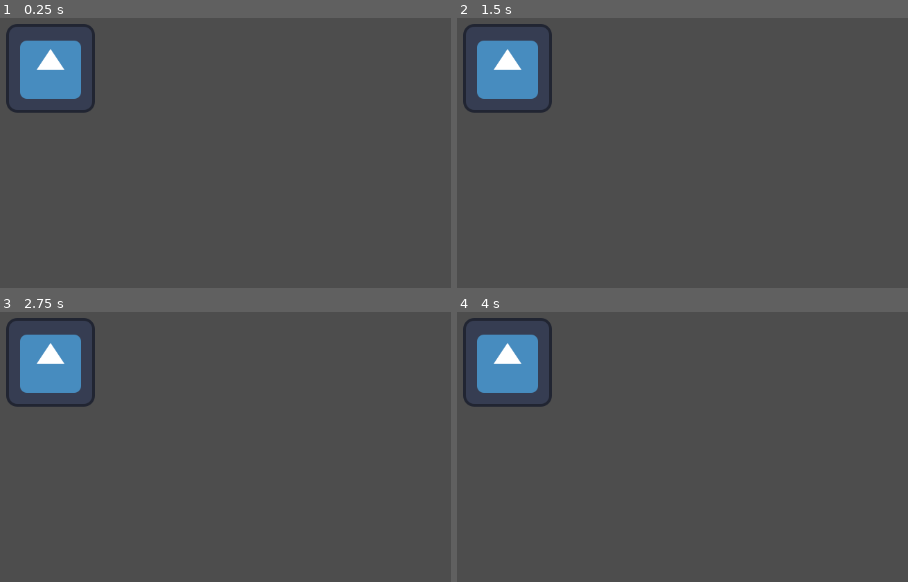
Above: before the commit, frames 1-4 (two rows, left to right).
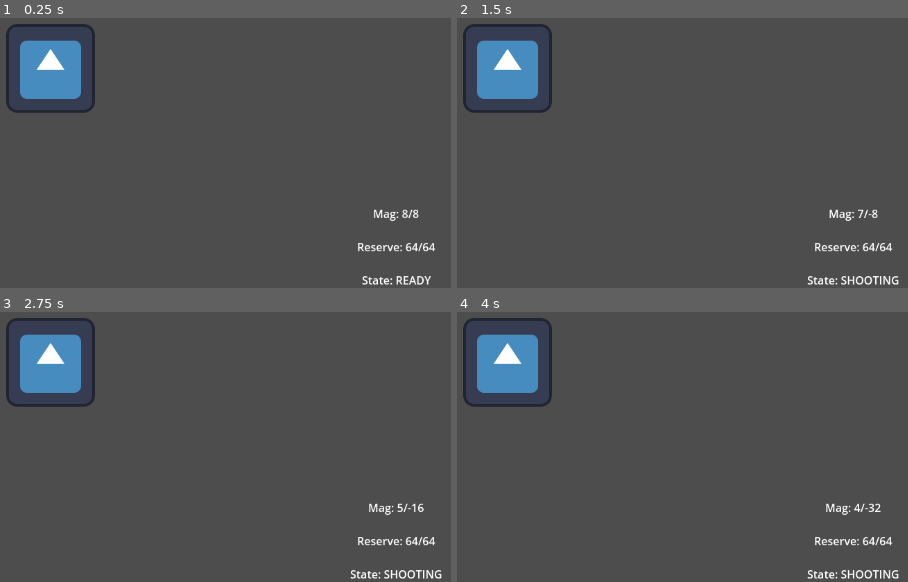
Above: after the commit, the same moments.

Repository: Sparrowworks/Vanguard
Game: Godot game, scene res://test_scene/test.tscn
The game is run twice, just before and just after one commit, with the same random seed, the same clock (stepped at 60 frames per second) and the same inputs. The engine's default icon, where the game draws it, is replaced by a stand-in: a white triangle on a blue panel in a dark square.
Inputs (mouse positions are in pixels of both pictures, inside the frame that each line leads up to):
- Up to frame 1 (0.25 s): no input
- Up to frame 2 (1.5 s): tap Enter at 0.5 s; move the mouse to (700, 42) at 0.52 s; press the mouse at (700, 42) at 0.53 s; tap E (equip, bound only after the commit) at 0.8, 1.35 s; tap Space at 1.25 s; move the mouse to (outside the picture) at 1.27 s; release the mouse at (outside the picture) at 1.28 s
- Up to frame 3 (2.75 s): click (outside the picture) at 1.55 s; tap Enter at 2 s; move the mouse to (outside the picture) at 2.02 s; press the mouse at (outside the picture) at 2.03 s; tap E (equip, bound only after the commit) at 2.3 s
- Up to frame 4 (4 s): tap Space at 2.75 s; move the mouse to (484, 447) at 2.77 s; release the mouse at (484, 447) at 2.78 s; tap E (equip, bound only after the commit) at 2.85, 3.8 s; click (484, 447) at 3.05 s; tap Enter at 3.5 s; move the mouse to (763, 425) at 3.52 s; press the mouse at (763, 425) at 3.53 s

The runs differ from the first frame. In frame 1, 0.8% of the frame differs, in the area x 79-97%, y 70-99%; in frame 2, 0.8%; in frame 3, 0.9%; in frame 4, 0.9%, in the area x 77-99%, y 70-99%.
Error before the commit: Parse Error: Preload file "res://weapons/pistol/pistol_extended_mag.tres" does not exist. (res://weapons/pistol/pistol.gd:3)

Commit message:
Added functional UI; fixed missing inputs

Diff:
--- a/blueprints/ranged/ranged.gd
+++ b/blueprints/ranged/ranged.gd
@@ -7,10 +7,22 @@
 ## It manages weapon stats such as magazine size, ammo count, reload times, and firing rates.
 ## This class is designed to handle various weapon functionalities, including shooting and reloading.
 
+signal mag_updated(new_amount: int, max_amount: int)
+signal ammo_updated(new_amount: int, max_amount: int)
+signal state_updated(new_state: String)
+
 ## The maximum number of rounds that can be held in the weapon's magazine.
-var mag_size:int
+var mag_size:int:
+	set(val):
+		mag_size = val
+		mag_updated.emit(current_mag, mag_size)
+
 ## The total amount of ammunition available for the weapon.
-var max_ammo:int
+var max_ammo:int:
+	set(val):
+		max_ammo = val
+		ammo_updated.emit(current_ammo, max_ammo)
+
 ## The time (in milliseconds) it takes to reload the weapon when there are rounds left in the magazine.
 var reload_time:float
 ## Addtional time (in milliseconds) it takes to reload the weapon when the magazine is empty.
@@ -46,7 +58,12 @@
 
 ## Represents the current state of the weapon.
 ## It can be one of three states defined in the WEAPON_STATE enum.
-var current_state:int = WEAPON_STATE.READY
+var current_state:int = WEAPON_STATE.READY:
+	set(val):
+		current_state = val
+		state_updated.emit(enum_to_str(current_state))
+
+
 enum WEAPON_STATE {
 	## The weapon is ready to fire or reload.
 	READY = 1,
@@ -135,11 +152,18 @@
 
 ## The current amount of ammunition available for use.
 ## Decreases when reloading based on magazine size and available ammo.
-var current_ammo:int
+var current_ammo:int:
+	set(val):
+		current_ammo = val
+		ammo_updated.emit(current_ammo, max_ammo)
+
 ## The number of rounds currently loaded in the weapon's magazine.
 ## Decreases with each shot fired and increases during reloading
 ## until it reaches its maximum capacity (mag_size).
-var current_mag:int
+var current_mag:int:
+	set(val):
+		current_mag = val
+		mag_updated.emit(current_mag, mag_size)
 
 ## The reload() method is responsible for reloading the weapon's magazine with ammunition.
 ## If the magazine is full or there is no ammunition left or the weapon is currently firing or reloading,
@@ -166,10 +190,9 @@
 var equipped_kits:Array[String]
 ## Modifies weapon stats by providing a kit.
 func equip_stat_kit(kit:RangedStatKit) -> void:
-	for kit_equipped in equipped_kits:
-		if (kit_equipped == kit.kit_name):
-			print("kit already installed")
-			return
+	if has_stat_kit(kit):
+		print("kit already installed")
+		return
 
 	equipped_kits.append(kit.kit_name)
 	mag_size = mag_size + kit.mag_size_modifier if kit.mag_size_modifier != 0 else mag_size
@@ -192,6 +215,14 @@
 
 	stat_kit_unequipped.emit(kit)
 	prints("Unequiped: ", kit.kit_name, mag_size, max_ammo, reload_time, reload_time_empty, fire_rate)
+
+func has_stat_kit(kit: RangedStatKit) -> bool:
+	for kit_equipped in equipped_kits:
+		if (kit_equipped == kit.kit_name):
+			return true
+
+	return false
+
 
 ## Changes the weapon's emissions, null variables will be ignored.
 func equip_emission_kit(kit:RangedEmissionKit) -> void:
@@ -221,6 +252,17 @@
 		_:
 			printerr("Invalid mode")
 
+func enum_to_str(state: int) -> String:
+	match state:
+		1:
+			return "READY"
+		2:
+			return "SHOOTING"
+		3:
+			return "RELOADING"
+		_:
+			return "ERROR"
+
 func _string_to_enum(value:String) -> int:
 	match value:
 		"AUTOMATIC": return RELOADING_MODE.AUTOMATIC
--- a/project.godot
+++ b/project.godot
@@ -36,6 +36,11 @@
 "events": [Object(InputEventKey,"resource_local_to_scene":false,"resource_name":"","device":-1,"window_id":0,"alt_press …(192 unchanged characters)…
 ]
 }
+equip={
+"deadzone": 0.5,
+"events": [Object(InputEventKey,"resource_local_to_scene":false,"resource_name":"","device":-1,"window_id":0,"alt_pressed":false,"shift_pressed":false,"ctrl_pressed":false,"meta_pressed":false,"pressed":false,"keycode":0,"physical_keycode":69,"key_label":0,"unicode":101,"location":0,"echo":false,"script":null)
+]
+}
 
 [rendering]
 
--- a/test_scene/test.gd
+++ b/test_scene/test.gd
@@ -3,3 +3,15 @@
 func _process(_delta: float) -> void:
 	if Input.is_action_just_pressed("quit"):
 		get_tree().quit()
+
+
+func _on_pistol_mag_updated(new_amount: int, max_amount: int) -> void:
+	%MagLabel.text = "Mag: " + str(new_amount) + "/" + str(max_amount)
+
+
+func _on_pistol_ammo_updated(new_amount: int, max_amount: int) -> void:
+	%AmmoLabel.text = "Reserve: " + str(new_amount) + "/" + str(max_amount)
+
+
+func _on_pistol_state_updated(new_state: String) -> void:
+	%StateLabel.text = "State: " + new_state
--- a/test_scene/test.tscn
+++ b/test_scene/test.tscn
@@ -8,3 +8,52 @@
 
 [node name="Pistol" parent="." instance=ExtResource("2_tf4ak")]
 position = Vector2(553, 331)
+
+[node name="UI" type="CanvasLayer" parent="."]
+
+[node name="Control" type="Control" parent="UI"]
+layout_mode = 3
+anchors_preset = 15
+anchor_right = 1.0
+anchor_bottom = 1.0
+grow_horizontal = 2
+grow_vertical = 2
+metadata/_edit_lock_ = true
+
+[node name="VBoxContainer" type="VBoxContainer" parent="UI/Control"]
+layout_mode = 1
+anchors_preset = 3
+anchor_left = 1.0
+anchor_top = 1.0
+anchor_right = 1.0
+anchor_bottom = 1.0
+offset_left = -40.0
+offset_top = -40.0
+grow_horizontal = 0
+grow_vertical = 0
+theme_override_constants/separation = 25
+
+[node name="MagLabel" type="Label" parent="UI/Control/VBoxContainer"]
+unique_name_in_owner = true
+custom_minimum_size = Vector2(200, 0)
+layout_mode = 2
+text = "Mag: 0/0"
+horizontal_alignment = 1
+
+[node name="AmmoLabel" type="Label" parent="UI/Control/VBoxContainer"]
+unique_name_in_owner = true
+custom_minimum_size = Vector2(200, 0)
+layout_mode = 2
+text = "Reserve: 0/0"
+horizontal_alignment = 1
+
+[node name="StateLabel" type="Label" parent="UI/Control/VBoxContainer"]
+unique_name_in_owner = true
+custom_minimum_size = Vector2(200, 0)
+layout_mode = 2
+text = "State: READY"
+horizontal_alignment = 1
+
+[connection signal="ammo_updated" from="Pistol" to="." method="_on_pistol_ammo_updated"]
+[connection signal="mag_updated" from="Pistol" to="." method="_on_pistol_mag_updated"]
+[connection signal="state_updated" from="Pistol" to="." method="_on_pistol_state_updated"]
--- a/weapons/pistol/pistol.gd
+++ b/weapons/pistol/pistol.gd
@@ -1,7 +1,7 @@
 extends Ranged
 
-@onready var extended_mag: RangedStatKit = preload("res://weapons/pistol/pistol_extended_mag.tres")
-@onready var fast_bullet: RangedEmissionKit = preload("res://weapons/pistol/fast_bullet_update.tres")
+@onready var extended_mag: RangedStatKit = preload("res://weapons/pistol/kits/pistol_extended_mag.tres")
+@onready var fast_bullet: RangedEmissionKit = preload("res://weapons/pistol/kits/fast_bullet_update.tres")
 
 func _process(_delta: float) -> void:
 	if Input.is_action_pressed("shoot"):
@@ -11,10 +11,10 @@
 		reload()
 
 	if Input.is_action_just_pressed("equip"):
-		equip_stat_kit(extended_mag)
+		if has_stat_kit(extended_mag):
+			equip_stat_kit(extended_mag)
+		else:
+			unequip_stat_kit(extended_mag)
 
-	if Input.is_action_just_pressed("equip_bullet"):
-		equip_emission_kit(fast_bullet)
-
-	if Input.is_action_just_pressed("unequip"):
-		unequip_stat_kit(extended_mag)
+#	if Input.is_action_just_pressed("equip_bullet"):
+#		equip_emission_kit(fast_bullet)
